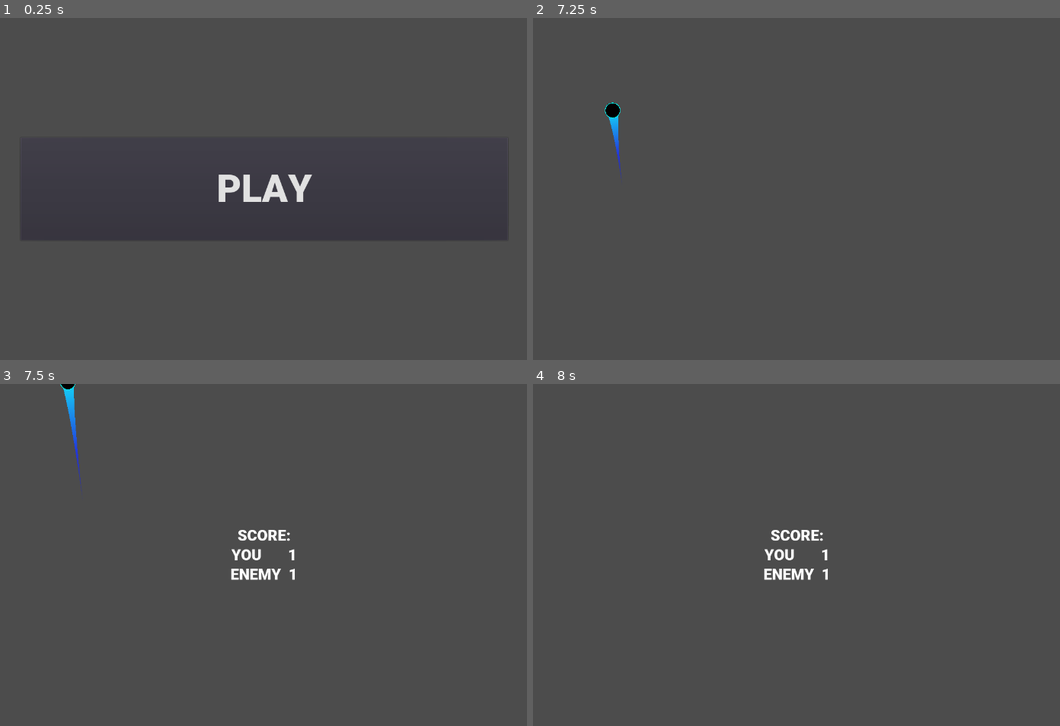
Above: before the commit, frames 1-4 (two rows, left to right).
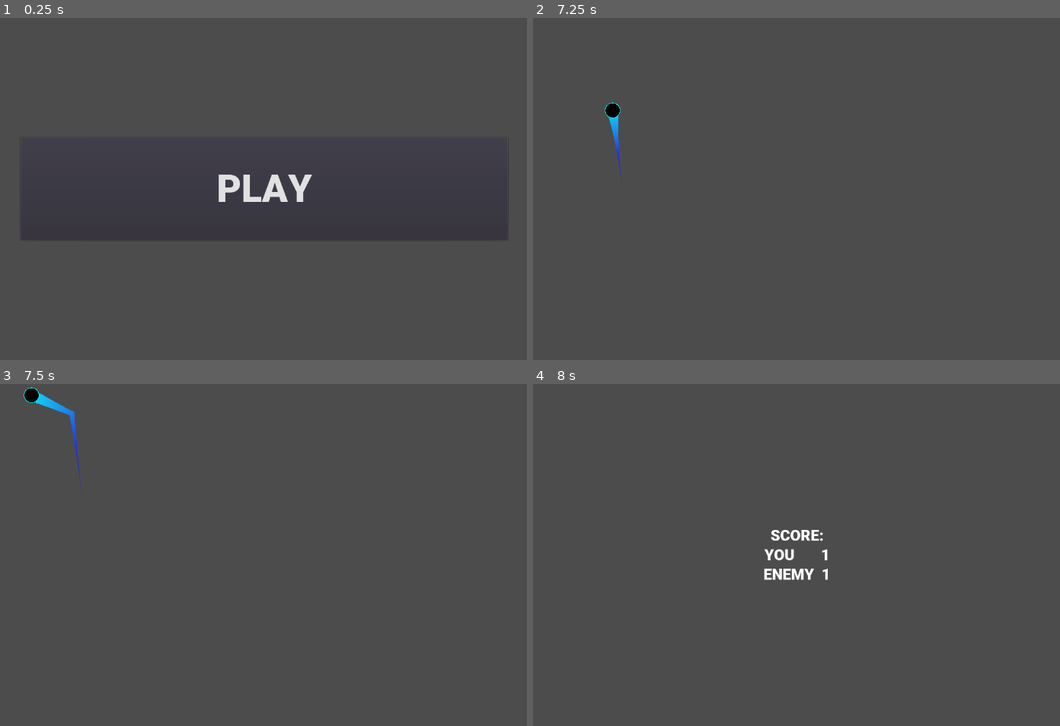
Above: after the commit, the same moments.

Repository: eXCoreX/PingPong
Game: Godot game, scene res://Menu.tscn
Two runs of this game, one before a commit and one after it. Both use one fixed random seed, a clock stepped at 60 frames per second and the inputs below.
Inputs (mouse positions are in pixels of both pictures, inside the frame that each line leads up to):
- Up to frame 1 (0.25 s): no input
- Up to frame 2 (7.25 s): click "PLAY" at 0.5 s; move the mouse to (933, 171) at 1.27 s; click (933, 171) at 1.42 s; tap Enter at 2, 3.5, 5.75 s; move the mouse to (675, 206) at 2.02 s; click (675, 206) at 2.17 s; tap Space at 2.75, 5, 6.5 s; move the mouse to (859, 113) at 2.77 s; click (859, 113) at 2.92 s; move the mouse to (764, 257) at 3.52 s; click (764, 257) at 3.67 s; move the mouse to (980, 240) at 4.27 s; click (980, 240) at 4.42 s; move the mouse to (612, 137) at 5.02 s; click (612, 137) at 5.17 s; move the mouse to (828, 189) at 5.77 s; click (828, 189) at 5.92 s; move the mouse to (706, 103) at 6.52 s; click (706, 103) at 6.67 s
- Up to frame 3 (7.5 s): move the mouse to (400, 537) at 7.27 s; click (400, 537) at 7.42 s
- Up to frame 4 (8 s): no input

Frames 1-2 are identical in both runs. In frame 3, 1.0% of the frame differs, in the area x 4-56%, y 0-58%; in frame 4, nothing differs.

Commit message:
boost feature

Diff:
--- a/AreaDetection.gd
+++ b/AreaDetection.gd
@@ -47,5 +47,5 @@
 	var to_add = BALLSC.instance()
 	to_add.name = "Ball"
 	$"../../".add_child(to_add)
-	$"../PlayerArea".connect("body_entered", $"../PlayerArea", "_on_ScoreArea_body_entered")
-	$"../EnemyArea".connect("body_entered", $"../EnemyArea", "_on_ScoreArea_body_entered")
+	var _c = $"../PlayerArea".connect("body_entered", $"../PlayerArea", "_on_ScoreArea_body_entered")
+	var _c2 = $"../EnemyArea".connect("body_entered", $"../EnemyArea", "_on_ScoreArea_body_entered")
--- a/Ball.gd
+++ b/Ball.gd
@@ -4,8 +4,15 @@
 export var MAX_VEL = 5000
 export var INIT_VEL = 800
 
+export(bool) var enableBoost = false
+
+var timer = Timer.new()
+
 func _ready():
 	var rng = RandomNumberGenerator.new()
+	timer.connect("timeout", self, "print_velocity")
+	self.add_child(timer)
+	timer.start(1)
 	rng.randomize()
 	self.position = Vector2(rng.randi_range(50, GlobalVars.currentResolution[0]-50), GlobalVars.currentResolution[1] / 2)
 	var vx = randf() + 0.1
@@ -30,3 +37,13 @@
 	if self.linear_velocity.length() > MAX_VEL:
 		var coef = MAX_VEL / self.linear_velocity.length()
 		self.linear_velocity *= coef
+
+
+func _on_Ball_body_entered(body):
+	if enableBoost && body.name == "Player" && Input.is_mouse_button_pressed(1):
+		self.apply_central_impulse(self.linear_velocity * 0.01)
+
+
+func print_velocity():
+	print(self.linear_velocity)
+	print(self.linear_velocity.length())
--- a/Enemy.gd
+++ b/Enemy.gd
@@ -5,17 +5,17 @@
 var moveSpeed = 3
 var yCompensate = 30
 func _ready():
-#	match DIFFICULTY:
-#		0:
-#			moveSpeed = 4
-#		1:
-#			moveSpeed = 4.5
-#		2:
-#			moveSpeed = 5
-#		3:
-#			moveSpeed = 6
-#	moveSpeed *= 720.0 / GlobalVars.currentResolution[1]
-#	yCompensate = moveSpeed * 10
+	match DIFFICULTY:
+		0:
+			moveSpeed = 4
+		1:
+			moveSpeed = 4.5
+		2:
+			moveSpeed = 5
+		3:
+			moveSpeed = 6
+	moveSpeed *= 720.0 / GlobalVars.currentResolution[1]
+	yCompensate = moveSpeed * 10
 	pass
 
 var prev_bPosx_predict = 0
